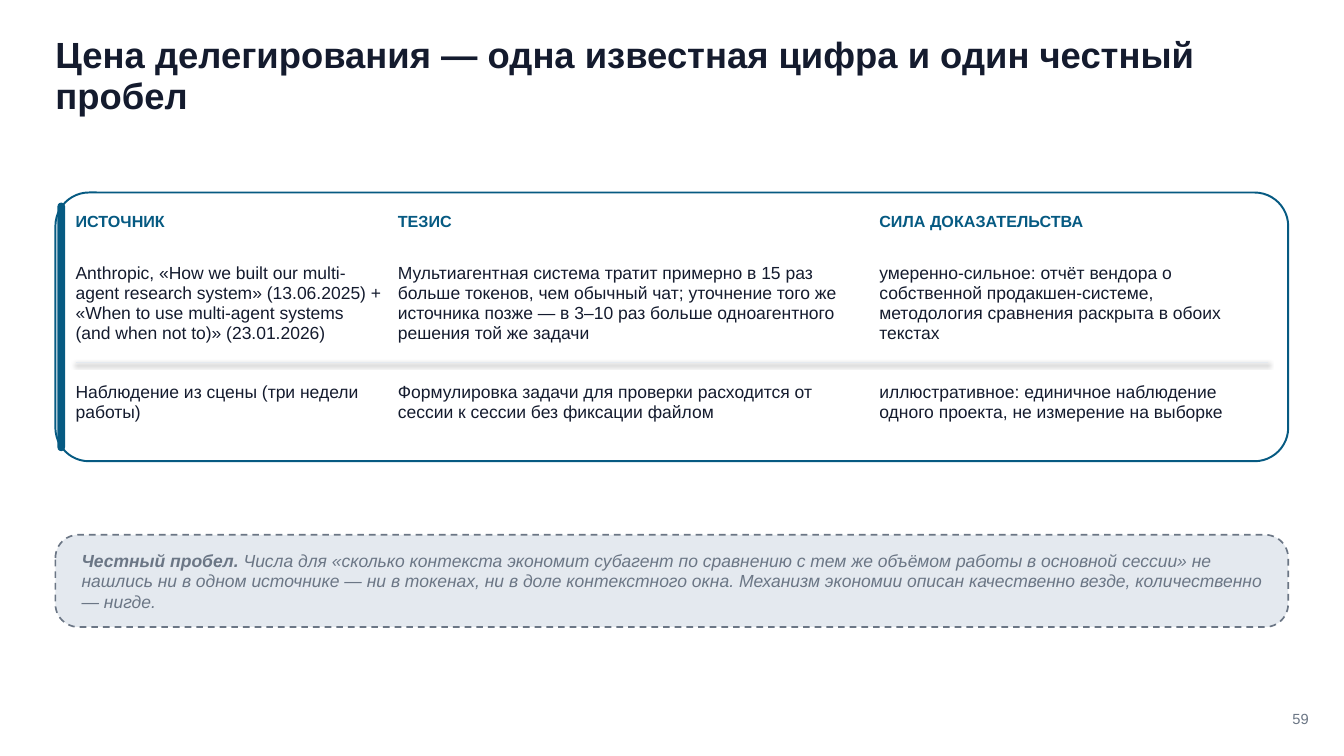
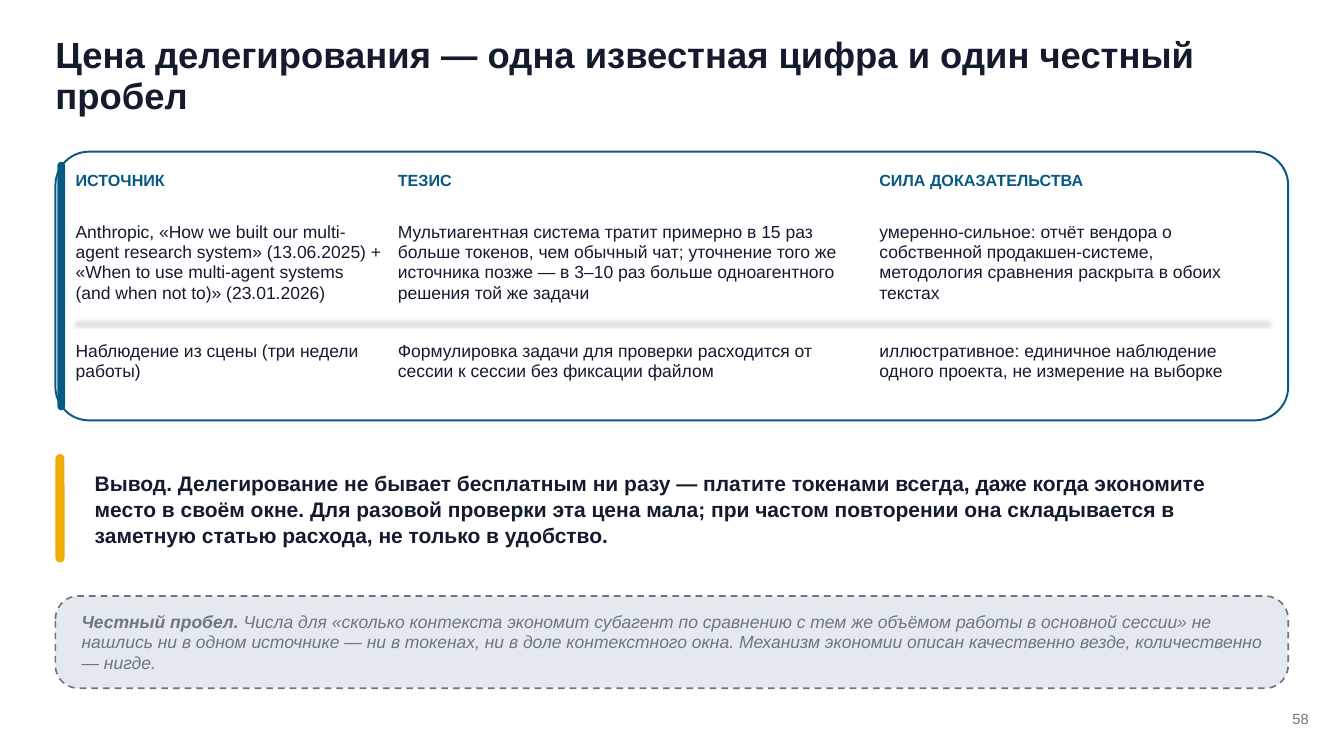
Before and after one commit to tellina-study/AI-usage-lessons, a slide deck: slide 58 of library/seminars/sem-06/rendered/sem-06.pptx (slide 59 before the commit). Drawn at 1344x756 pixels with LibreOffice and Linux fonts; fonts in the diff are those of the drawing. Boxes give left, top, right and bottom in pixels: in the first picture for what was removed or moved away, otherwise in the second. Text is boxed around its words. In the diff, an @@ line names an element or a change of style, - is before the commit and + after.

```diff
--- a/library/seminars/sem-06/rendered/sem-06.pptx
+++ b/library/seminars/sem-06/rendered/sem-06.pptx
@@ 9 texts, 2 rounded rectangles, 1 line: place and size @@
-9 texts, 2 rounded rectangles, 1 line at [55, 193, 1289, 462]
+9 texts, 2 rounded rectangles, 1 line at [55, 151, 1289, 420]
@@ rounded rectangle added at [55, 454, 65, 562], fill #F0AB00 @@
@@ text added at [95, 475, 1204, 547], 15 pt, text #141B2E, bold @@
+Вывод. Делегирование не бывает бесплатным ни разу — платите токенами всегда, даже когда экономите место в своём окне. Для разовой проверки эта цена мала; при частом повторении она складывается в заметную статью расхода, не только в удобство.
@@ rounded rectangle: place and size @@
-rounded rectangle at [55, 535, 1289, 627]
+rounded rectangle at [55, 596, 1289, 688]
@@ text "Честный пробел. Числа для «сколько ...": place and size @@
-text "Честный пробел. Числа для «сколько ..." at [82, 554, 1261, 608]
+text "Честный пробел. Числа для «сколько ..." at [82, 615, 1261, 669]
```
Also in this commit, not shown: 39 other slides changed, 1 slide removed, 53 other files.
